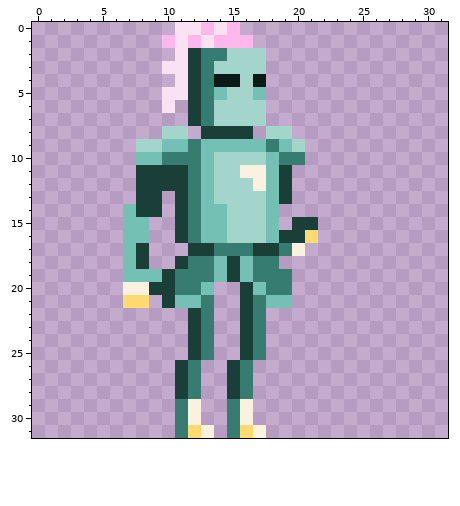
Edited in one commit: pixel-art file (SpriteProjects/Vapor-Knight-R.aseprite). That is the earlier state.
32x32 pixels, 1 frame.
The result:
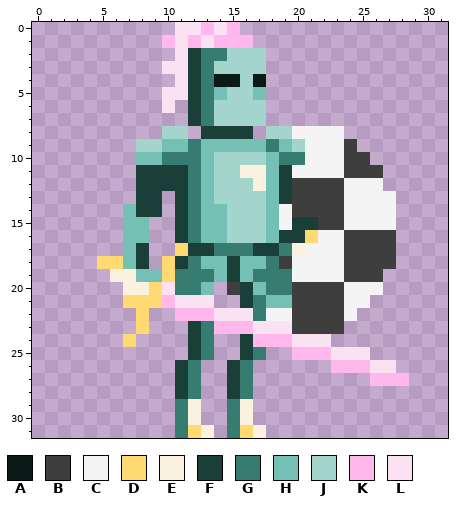
Palette (. is transparent): A #0b1917  B #3e3e3e  C #f4f4f4  D #ffda72  E #faf2de  F #193f38  G #367c70  H #74c0b4  J #a3d5cd  K #ffb7ec  L #fae2f3
From old to new:
layer "Layer 1" now shown
layer "Layer 1 #2" now shown
Layers "Layer 1 #2", "Layer 2", "Layer 1":
y 8: x 20..23 .... -> CCCC
y 9: x 21..24 .... -> CCCB
y 10: x 21..25 ..... -> CCCBB
y 11: x 20..26 ....... -> CCCCBBB
y 12: x 20..26 ....... -> BBBBCCC
y 13: x 20..27 ........ -> BBBBCCCC
y 14: x 19..27 ......... -> CBBBBCCCC
y 15: x 19 . -> C; x 22..27 ...... -> BBCCCC
y 16: x 22..27 ...... -> CCBBBB
y 17: x 11 . -> D; x 21..27 ....... -> CCCBBBB
y 18: x 5..6 .. -> DD; x 10 . -> D; x 13 G -> H; x 17 G -> H; x 19..27 ......... -> BCCCCBBBB
y 19: x 6..7 .H -> EE; x 10 F -> D; x 20..26 ....... -> CCCCBBB
y 20: x 9..10 FF -> DL; x 15 . -> B; x 20..26 ....... -> BBBBCCC
y 21: x 9..13 .FHHG -> DKLLL; x 20..25 ...... -> BBBBCC
y 22: x 8 . -> D; x 11..16 .FG..F -> KKKLLL; x 18..24 ....... -> CCBBBBC
y 23: x 8 . -> D; x 14..23 ..FG...... -> KKKLLLBBBB
y 24: x 7 . -> D; x 17..22 G..... -> KKKLLL
y 25: x 20..25 ...... -> KKKLLL
y 26: x 23..27 ..... -> KKKLL
y 27: x 26..28 ... -> KKK
